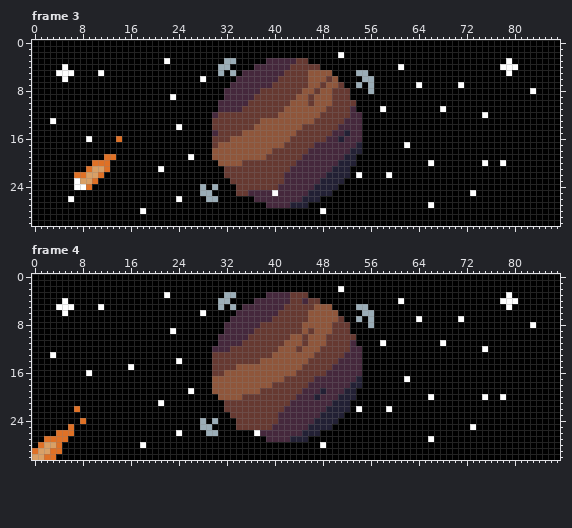
One commit to this pixel-art file: icons/planets/banner.aseprite. Above: the version before the commit.
88x31 pixels, 20 frames. Shown: frame 3, frame 4. The commit also changed other frames, which this record leaves out.
Once edited:
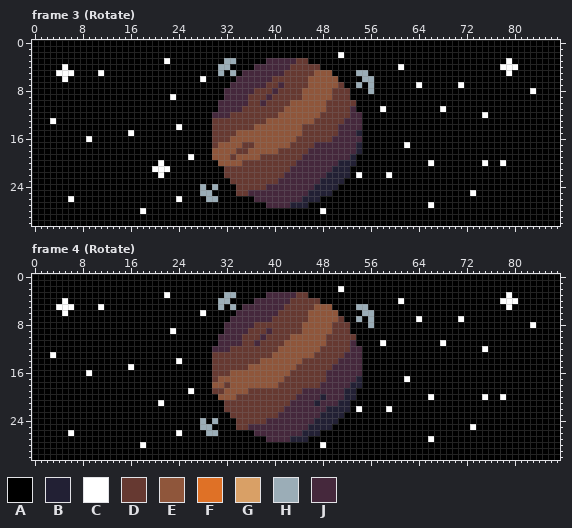
Palette (. is transparent): A #000000  B #222034  C #ffffff  D #663931  E #8f563b  F #df7126  G #d9a066  H #9badb7  J #45283c
What changed:
Changed rows in their new state; - is an unchanged pixel.
Frame 3 (Rotate), layers "Layer 3", "Layer 2", "Layer 1":
first column x 7:
 5 ---------------------------------------D--------
 6 ---------------------------------D--------E-----
 7 --------------------------------D-J------E------
 8 ------------------------------D--J------E-------
 9 -----------------------------D--J----D-E--------
10 -------------------------------J-------E--D-----
12 ------------------------JJ----------------------
13 -------------------------------D----------------
15 ---------C-------------D---E---------E-----D-J-B
16 -------A----------------------------E-----D-J---
17 ----------------------------DD-----E------------
18 ---------------------------DD----E------------J-
19 -----AA-------------------D----D-------------J--
20 ---AAA--------C---------------------------------
21 --AAAA-------C-C--------------------------------
22 AAAAA---------C---------------------------------
23 AAAA------------------------------J-------------
24 AAA-----------------------------JJ--------------
25 ---------------------------------J--------------
Frame 4 (Rotate), layers "Layer 2", "Layer 1":
first column x 43:
 3 J--
 4 --D
first column x 0:
 8 -------------------------------------D--------------
 9 ------------------------------------D--J------E-----
10 -----------------------------------D--J------E------
11 -------------------------------------J-------E------
12 --------------------------------------------E-------
14 ---------------------------------------------D------
15 ----------------------------------DD--------D-------
16 --------------------------------D----------D--------
17 ------------------------------D----------------DD---
18 --------------------------------D-------E-----DD----
19 ------------------------------DD----DD----------J---
20 ----------------------------------D------------JB--J
21 -----------------------------------------------B--J-
22 -------A--------------------------------------------
24 --------A------------------------------JJ-----------
25 ------A-----------------------------JJJJ------------
26 ----AAC------------------------------J--------------
27 --AAAA----------------------------------------------
28 -AAAA-----------------------------------------------
29 AAAAA-----------------------------------------------
30 AAAA------------------------------------------------
